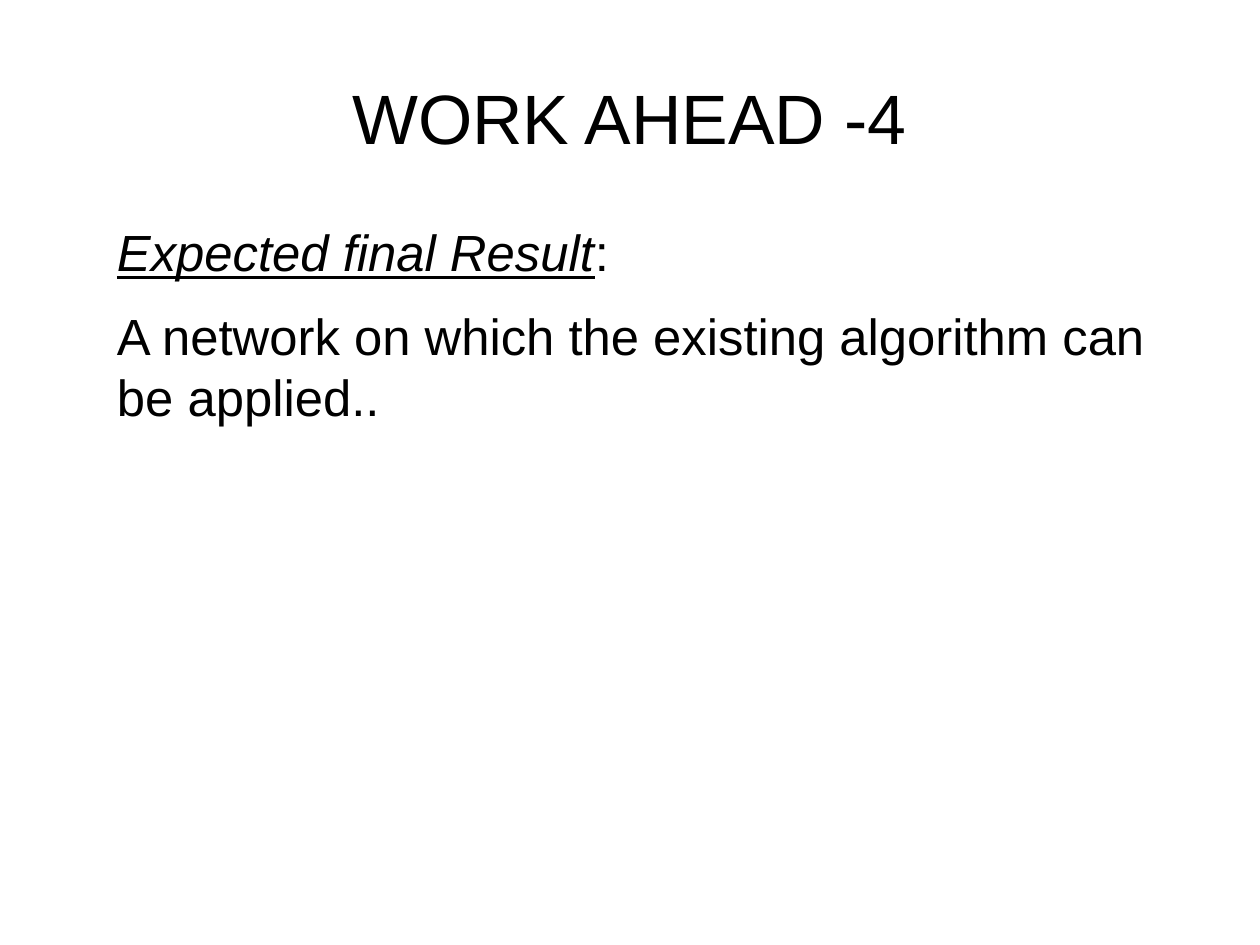
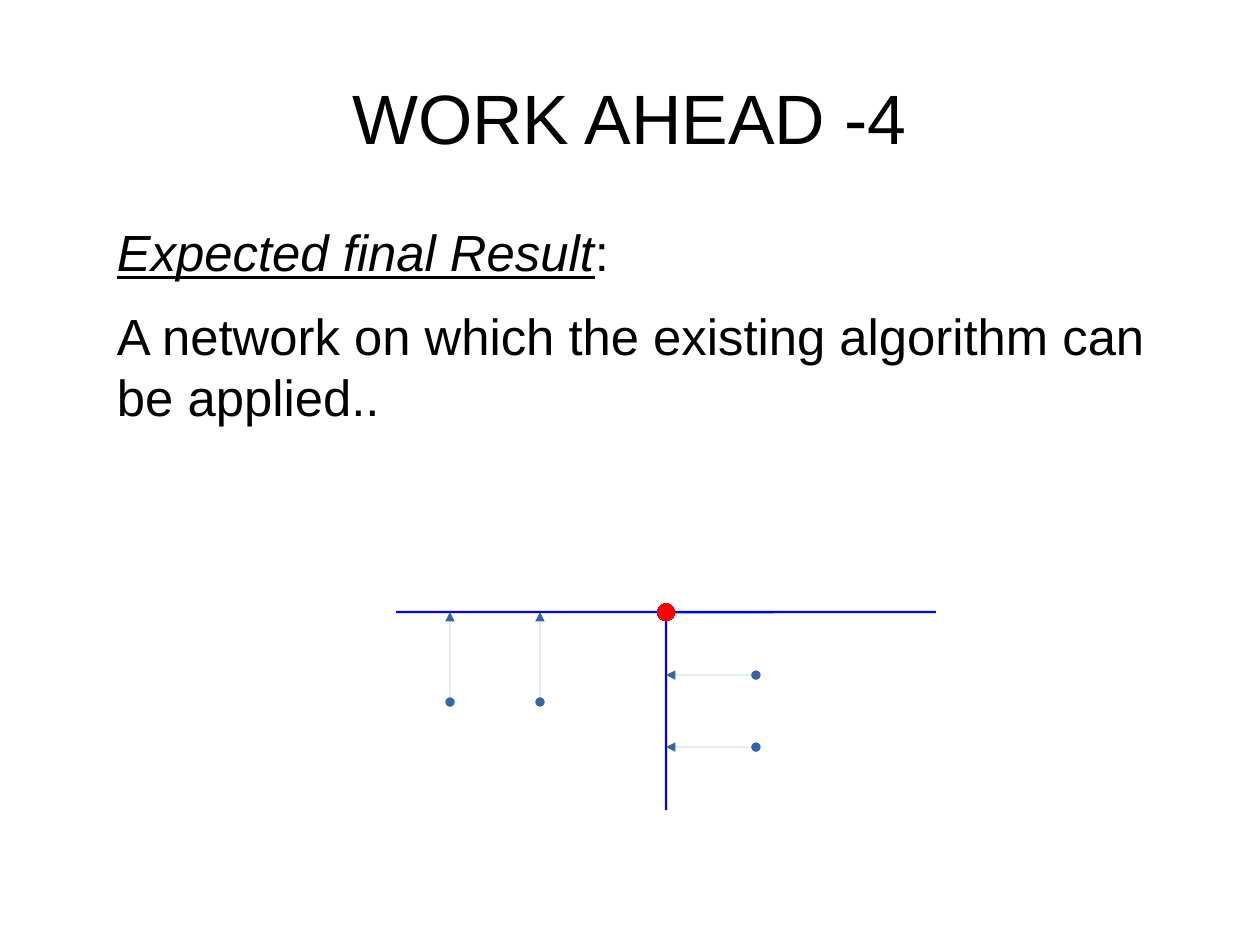
Before and after one commit to AdityaCheruvu/Indoor-GIS, a slide deck: slide 11 of Documentation/Presentation2.odp. Drawn at 1260x945 pixels with LibreOffice and Linux fonts; fonts in the diff are those of the drawing. Boxes give left, top, right and bottom in pixels: in the first picture for what was removed or moved away, otherwise in the second. Text is boxed around its words. In the diff, an @@ line names an element or a change of style, - is before the commit and + after.

```diff
--- a/Documentation/Presentation2.odp
+++ b/Documentation/Presentation2.odp
@@ line added from (397, 612) to (657, 612), #0000FF 1.5 pt @@
@@ double arrow added from (450, 612) to (450, 702), #3465A4 0 pt @@
@@ double arrow added from (540, 612) to (540, 702), #3465A4 0 pt @@
@@ ellipse added at bbox=[657, 604, 676, 622], fill #FF0000, outline #FF0000 0 pt @@
@@ line added from (667, 621) to (667, 811), #0000FF 1.5 pt @@
@@ line added from (676, 612) to (936, 612), #0000FF 1.5 pt @@
@@ double arrow added from (667, 676) to (756, 676), #3465A4 0 pt @@
@@ double arrow added from (667, 748) to (756, 748), #3465A4 0 pt @@
```
Also in this commit, not shown: 7 other slides changed, 1 other file.
